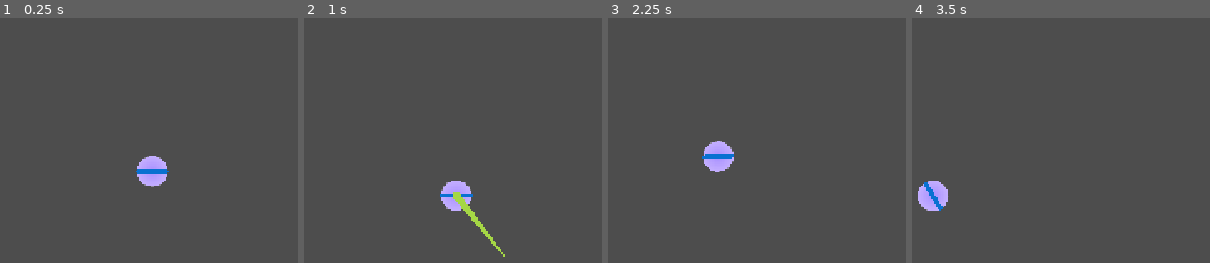
Above: before the commit, frames 1-4 (left to right).
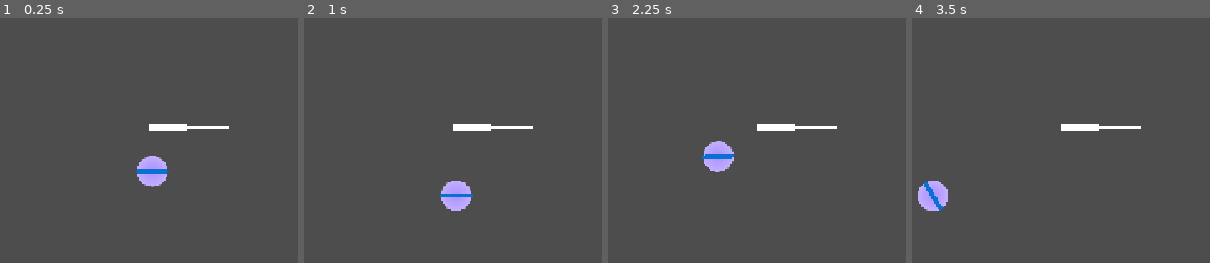
Above: after the commit, the same moments.

Repository: Gamabunta57/golf-ninja
Game: Godot game, scene res://Scenes/baballe.tscn
The game is run twice, just before and just after one commit, with the same random seed, the same clock (stepped at 60 frames per second) and the same inputs.
Inputs:
- Up to frame 1 (0.25 s): no input
- Up to frame 2 (1 s): hold Right (right) from 0.53 s (still down); tap Space (jump) at 0.6, 0.77 s
- Up to frame 3 (2.25 s): tap Space (jump) at 1.07, 1.35, 1.52, 1.82, 2.1 s; release Right (right) at 2.03 s; hold Left (left) from 2.03 s (still down)
- Up to frame 4 (3.5 s): release Left (left) at 2.78 s; hold Right (right) from 2.78 s (still down); tap Space (jump) at 2.85, 3.02, 3.32 s

The runs differ from the first frame. In frame 1, 0.5% of the frame differs, in the area x 50-77%, y 43-47%; in frame 2, 1.1%, in the area x 50-77%, y 43-98%; in frame 3, 0.5%; in frame 4, 0.5%.
Error after the commit: Invalid access to property or key 'canBeShoot' on a base object of type 'null instance'. (res://scripts/ball_shoot_direction_viewer.gd:7)

Commit message:
Ball: first step attempt to use state machine to controll ball and player

Diff:
--- /dev/null
+++ b/Scenes/Player+Ball.tscn
@@ -0,0 +1,44 @@
+[gd_scene load_steps=9 format=3 uid="uid://ch6fuyhdibri3"]
+
+[ext_resource type="Script" uid="uid://ckoxjkhwpr8gl" path="res://scripts/state_machine.gd" id="1_w3l1w"]
+[ext_resource type="PackedScene" uid="uid://0mpy8olsc3yc" path="res://prefabs/camera.tscn" id="1_yrvbn"]
+[ext_resource type="Script" uid="uid://b5jqqm7cvnr8j" path="res://scripts/state_ball_controlled.gd" id="2_r2u6h"]
+[ext_resource type="PackedScene" uid="uid://4srbswm2axu" path="res://prefabs/Player.tscn" id="3_lpvot"]
+[ext_resource type="PackedScene" uid="uid://bdovvt3n4n8yy" path="res://prefabs/ball.tscn" id="4_psfb6"]
+[ext_resource type="Script" uid="uid://c1k3nhgvllqa" path="res://scripts/baballe-state-machine.gd" id="5_yrvbn"]
+[ext_resource type="PackedScene" uid="uid://8j1cdjl0i6p6" path="res://prefabs/Boundary.tscn" id="7_6by5r"]
+[ext_resource type="PackedScene" uid="uid://en7ctpnly0sc" path="res://prefabs/ball_shoot_direction_viewer.tscn" id="8_6by5r"]
+
+[node name="Player+ball" type="Node2D"]
+
+[node name="Camera2D" parent="." instance=ExtResource("1_yrvbn")]
+
+[node name="StateMachine" type="Node" parent="." node_paths=PackedStringArray("initialState")]
+script = ExtResource("1_w3l1w")
+initialState = NodePath("StateBallControlled")
+
+[node name="StateBallControlled" type="Node" parent="StateMachine" node_paths=PackedStringArray("player", "ball")]
+script = ExtResource("2_r2u6h")
+player = NodePath("../../Player")
+ball = NodePath("../../Ball")
+
+[node name="StatePlayerControlled" type="Node" parent="StateMachine"]
+
+[node name="Player" parent="." instance=ExtResource("3_lpvot")]
+
+[node name="Ball" parent="." instance=ExtResource("4_psfb6")]
+script = ExtResource("5_yrvbn")
+
+[node name="Boundary" parent="." instance=ExtResource("7_6by5r")]
+position = Vector2(0, 54)
+
+[node name="Boundary2" parent="." instance=ExtResource("7_6by5r")]
+position = Vector2(96, 0)
+rotation = -1.57079
+
+[node name="Boundary3" parent="." instance=ExtResource("7_6by5r")]
+position = Vector2(-96, 0)
+rotation = -4.71238
+
+[node name="BallShootDirectionViewer" parent="." node_paths=PackedStringArray("ball") instance=ExtResource("8_6by5r")]
+ball = NodePath("../Ball")
--- a/Scenes/baballe.tscn
+++ b/Scenes/baballe.tscn
@@ -1,18 +1,9 @@
-[gd_scene load_steps=7 format=3 uid="uid://c1hlfvnq7mddn"]
+[gd_scene load_steps=5 format=3 uid="uid://c1hlfvnq7mddn"]
 
 [ext_resource type="PackedScene" uid="uid://bdovvt3n4n8yy" path="res://prefabs/ball.tscn" id="1_kmbwf"]
 [ext_resource type="PackedScene" uid="uid://0mpy8olsc3yc" path="res://prefabs/camera.tscn" id="2_r06f1"]
 [ext_resource type="PackedScene" uid="uid://8j1cdjl0i6p6" path="res://prefabs/Boundary.tscn" id="3_r06f1"]
-[ext_resource type="Script" uid="uid://djyinf6vfaruj" path="res://scripts/ball_shoot_direction_viewer.gd" id="4_lriwu"]
-
-[sub_resource type="Curve" id="Curve_lriwu"]
-_data = [Vector2(0, 0.502924), 0.0, 0.0, 0, 0, Vector2(0.997354, 0.0994152), 0.0, 0.0, 0, 0]
-point_count = 2
-
-[sub_resource type="Gradient" id="Gradient_lriwu"]
-interpolation_mode = 2
-offsets = PackedFloat32Array(0, 0.478395, 1)
-colors = PackedColorArray(0, 0.87, 0.406, 1, 0.6806, 0.82, 0.2624, 1, 0.89, 0.178, 0.178, 1)
+[ext_resource type="PackedScene" uid="uid://en7ctpnly0sc" path="res://prefabs/ball_shoot_direction_viewer.tscn" id="4_lriwu"]
 
 [node name="Baballe" type="Node2D"]
 
@@ -32,11 +23,4 @@
 position = Vector2(-96, 0)
 rotation = -4.71238
 
-[node name="BallShootDirectionViewer" type="Line2D" parent="." node_paths=PackedStringArray("ball")]
-points = PackedVector2Array(0, 0, 50, 0)
-width_curve = SubResource("Curve_lriwu")
-begin_cap_mode = 2
-end_cap_mode = 2
-script = ExtResource("4_lriwu")
-ball = NodePath("../Ball")
-forceColor = SubResource("Gradient_lriwu")
+[node name="BallShootDirectionViewer" parent="." instance=ExtResource("4_lriwu")]
--- a/Scenes/player.gd
+++ /dev/null
@@ -1,48 +0,0 @@
-extends CharacterBody2D
-
-@export var horizontal_acceleration := 100
-@export var horizontal_deceleration := 800
-@export var max_horizontal_speed := 40
-@export var jump_velocity := -40
-@export var gravity_up := 150
-@export var gravity_down := 300
-
-func _ready() -> void:
-	set_collision_mask_value(4, false)
-
-func _physics_process(delta: float) -> void:
-	# Gravity
-	if not is_on_floor():
-		if velocity.y <= 0:
-			velocity.y += gravity_up * delta
-		else:
-			velocity.y += gravity_down * delta
-
-	# Horizontal Movement
-	var x_input = Input.get_axis("left", "right")
-
-	if x_input != 0:
-		velocity.x += x_input * horizontal_acceleration * delta
-		velocity.x = clamp(velocity.x, -max_horizontal_speed, max_horizontal_speed)
-	else:
-		velocity.x = move_toward(velocity.x, 0, horizontal_deceleration * delta)
-
-	# Jumping
-	if Input.is_action_just_pressed("jump") and is_on_floor():
-		velocity.y = jump_velocity
-
-	# Down the staircase
-	if Input.is_action_just_pressed("down"):
-		set_collision_mask_value(5, false)
-
-	if Input.is_action_just_released("down"):
-		set_collision_mask_value(5, true)
-
-	#Climb stairs
-	if Input.is_action_just_pressed("up"):
-		set_collision_mask_value(4, true)
-
-	if Input.is_action_just_released("up"):
-		set_collision_mask_value(4, false)
-
-	move_and_slide()
--- /dev/null
+++ b/prefabs/ball_shoot_direction_viewer.tscn
@@ -0,0 +1,21 @@
+[gd_scene load_steps=4 format=3 uid="uid://en7ctpnly0sc"]
+
+[ext_resource type="Script" uid="uid://djyinf6vfaruj" path="res://scripts/ball_shoot_direction_viewer.gd" id="1_1nb8u"]
+
+[sub_resource type="Curve" id="Curve_lriwu"]
+_data = [Vector2(0, 0.502924), 0.0, 0.0, 0, 0, Vector2(0.997354, 0.0994152), 0.0, 0.0, 0, 0]
+point_count = 2
+
+[sub_resource type="Gradient" id="Gradient_lriwu"]
+interpolation_mode = 2
+offsets = PackedFloat32Array(0, 0.478395, 1)
+colors = PackedColorArray(0, 0.87, 0.406, 1, 0.6806, 0.82, 0.2624, 1, 0.89, 0.178, 0.178, 1)
+
+[node name="BallShootDirectionViewer" type="Line2D" node_paths=PackedStringArray("ball")]
+points = PackedVector2Array(0, 0, 50, 0)
+width_curve = SubResource("Curve_lriwu")
+begin_cap_mode = 2
+end_cap_mode = 2
+script = ExtResource("1_1nb8u")
+ball = NodePath("")
+forceColor = SubResource("Gradient_lriwu")
--- /dev/null
+++ b/scripts/State.gd
@@ -0,0 +1,16 @@
+class_name State
+extends Node
+
+var stateMachine: StateMachine
+
+func setStateMachine(stateMachine: StateMachine) -> void:
+	self.stateMachine = stateMachine
+
+func onEnter() -> void:
+	pass
+
+func physics_process(delta: float) -> void:
+	pass
+
+func onExit() -> void:
+	pass
--- /dev/null
+++ b/scripts/baballe-state-machine.gd
@@ -0,0 +1,21 @@
+class_name BallWithStateMachine
+extends Ball
+
+var isShot: bool = false
+var angleUpdateDirection: float = 0.0
+var forceUpdateDirection: float = 0.0
+
+func _physics_process(delta: float) -> void:
+	canBeShoot = linear_velocity.length_squared() < 4
+	if (canBeShoot && isShot):
+		linear_velocity += getForceVector() * 20
+
+	if (angleUpdateDirection != 0):
+		angle += angleSpeed * angleUpdateDirection * delta
+
+	if (forceUpdateDirection != 0):
+		force += forceModificationSpeed * forceUpdateDirection * delta
+		force = clamp(force, forceMin, forceMax)
+
+func getForceVector() -> Vector2:
+	return Vector2(cos(angle), sin(angle)) * force
--- /dev/null
+++ b/scripts/state_ball_controlled.gd
@@ -0,0 +1,15 @@
+class_name StateBallControlled
+extends State
+
+@export var player: CharacterBody2D
+@export var ball: BallWithStateMachine
+
+func onEnter() -> void:
+	player.set_process_input(false)
+	ball.set_process_input(true)
+
+func physics_process(delta: float) -> void:
+	ball.canBeShoot = true
+	ball.isShot = Input.is_action_just_pressed("shoot")
+	ball.angleUpdateDirection = Input.get_axis("left", "right")
+	ball.forceUpdateDirection = Input.get_axis("down", "up")
--- /dev/null
+++ b/scripts/state_machine.gd
@@ -0,0 +1,22 @@
+class_name StateMachine
+extends Node
+
+@export var initialState: State
+var currentState: State
+
+func _ready() -> void:
+	var childenNode: Array[Node] = get_children()
+	for child in childenNode:
+		if (type_string(typeof(child)) == "State"):
+			child.setStateMachine(self)
+
+	currentState = initialState
+	currentState.onEnter();
+
+func _physics_process(delta: float) -> void:
+	currentState.physics_process(delta)
+
+func changeState(newState: State) -> void:
+	currentState.onExit();
+	currentState = newState
+	currentState.onEnter()
Not shown, removed: Scenes/player.gd.uid
Not shown, added: scripts/State.gd.uid
Not shown, added: scripts/baballe-state-machine.gd.uid
Not shown, added: scripts/state_ball_controlled.gd.uid
Not shown, added: scripts/state_machine.gd.uid
